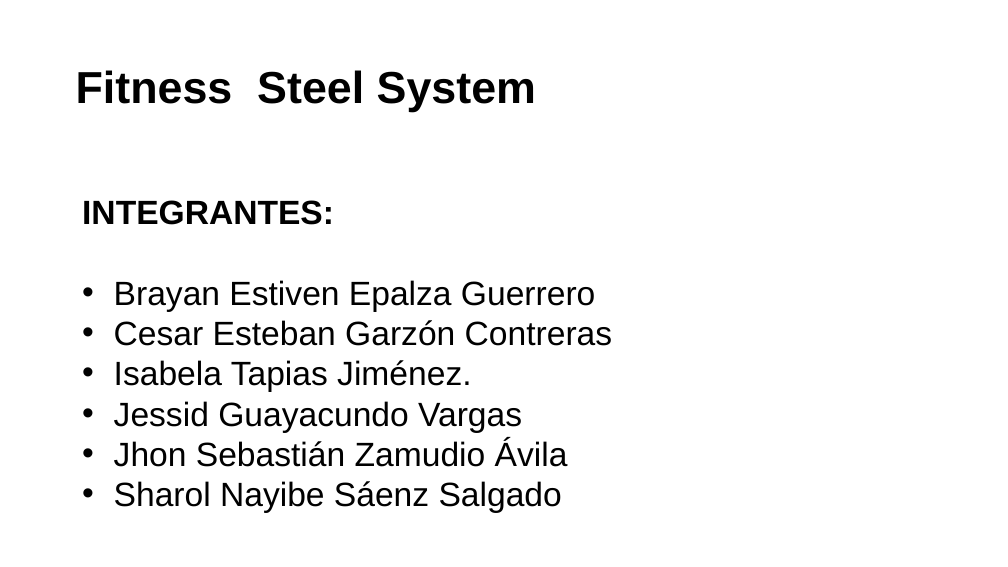
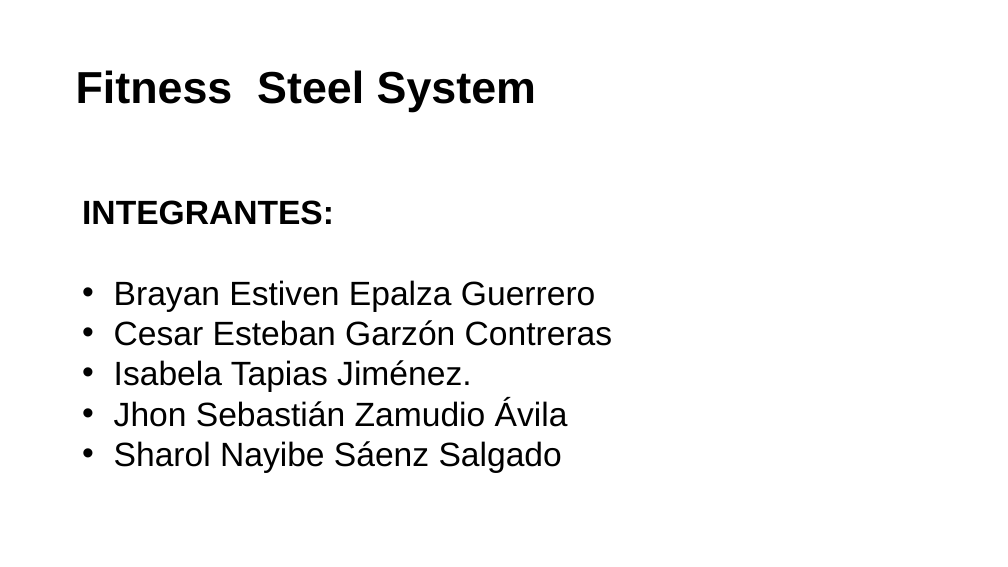
Before and after one commit to teamfsteelsystem/ProyectoFSS, a slide deck: slide 3 of Proyecto Gimnasio .pptx. Drawn at 1008x567 pixels with LibreOffice and Linux fonts; fonts in the diff are those of the drawing; background and template pictures are left out. Boxes give left, top, right and bottom in pixels: in the first picture for what was removed or moved away, otherwise in the second. Text is boxed around its words. In the diff, an @@ line names an element or a change of style, - is before the commit and + after.

```diff
--- a/Proyecto Gimnasio .pptx
+++ b/Proyecto Gimnasio .pptx
@@ text at box(114, 401, 522, 433): paragraph removed @@
-• Jessid Guayacundo Vargas
```
Also in this commit, not shown: 1 other file.
